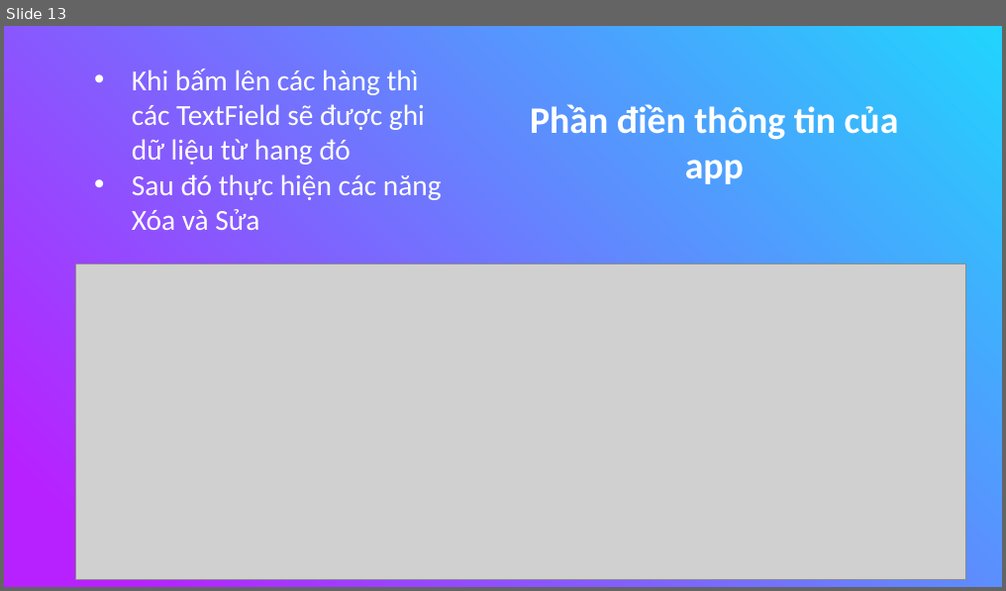
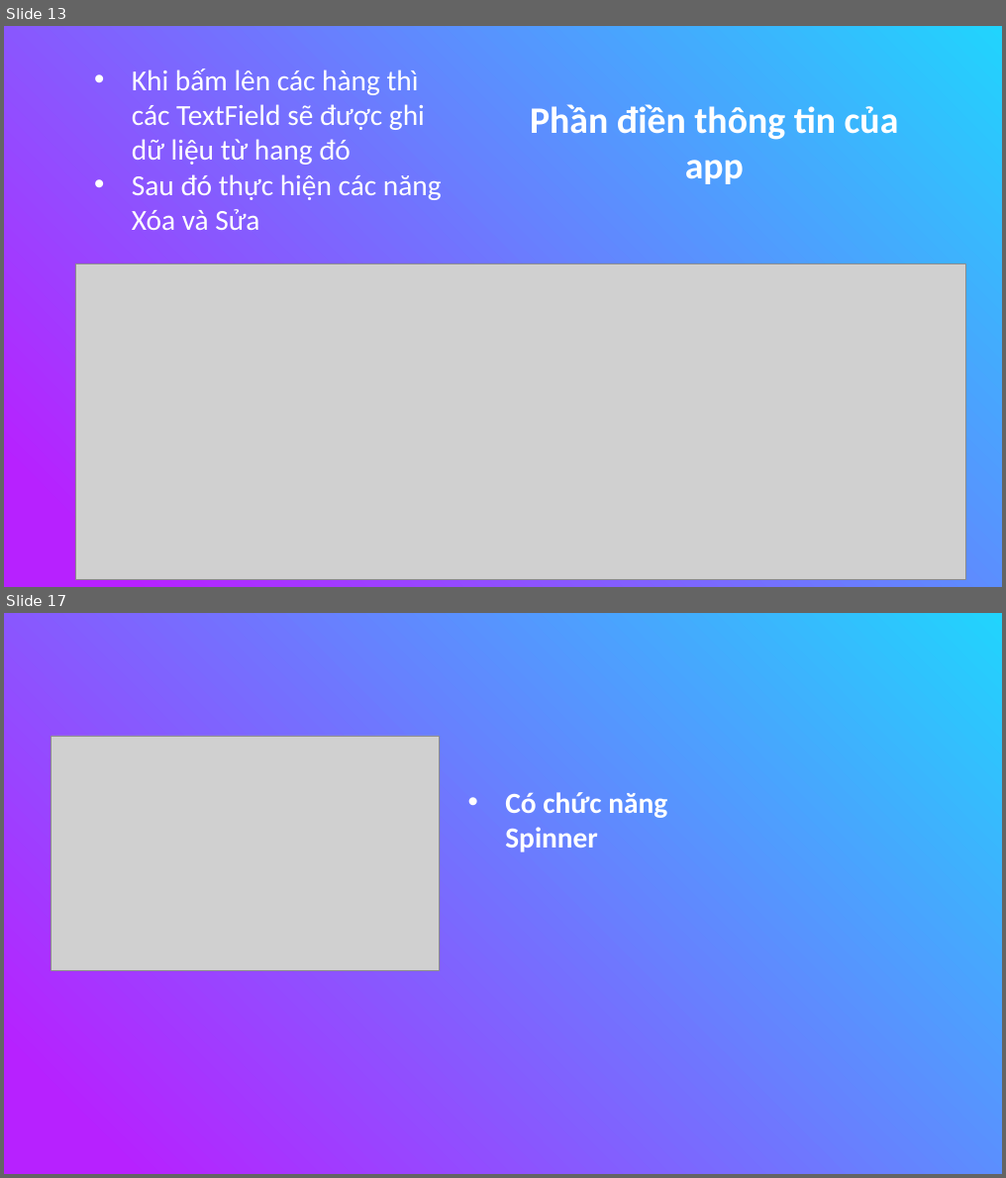
Before and after one commit to nguyenduydan/63133615_AndroidProgramming, a slide deck: KTGK_63133615/KTGK_63133615.pptx. Shown one above the other, each under a label of ours: slide 13 before the commit, slides 13 and 17 after it; the slides between them are not shown. The pictures are 1006x591 and 1006x1178 pixels, drawn with LibreOffice and Linux fonts; fonts in the diff are those of the drawing; grey boxes stand for pictures. Boxes give left, top, right and bottom in pixels: in the first picture for what was removed or moved away, otherwise in the second. Text is boxed around its words. In the diff, an @@ line names an element or a change of style, - is before the commit and + after.

```diff
--- a/KTGK_63133615/KTGK_63133615.pptx
+++ b/KTGK_63133615/KTGK_63133615.pptx
@@ slide 17 added at (4,613,1002,1174), background gradient #21D4FD to #B721FF @@
@@ picture added at (52,736,439,970) @@
@@ text added at (505,792,667,853), 28 pt, text #FFFFFF, bold @@
+• Có chức năng Spinner
```
Also in this commit, not shown: 5 other slides added, 37 other files.
